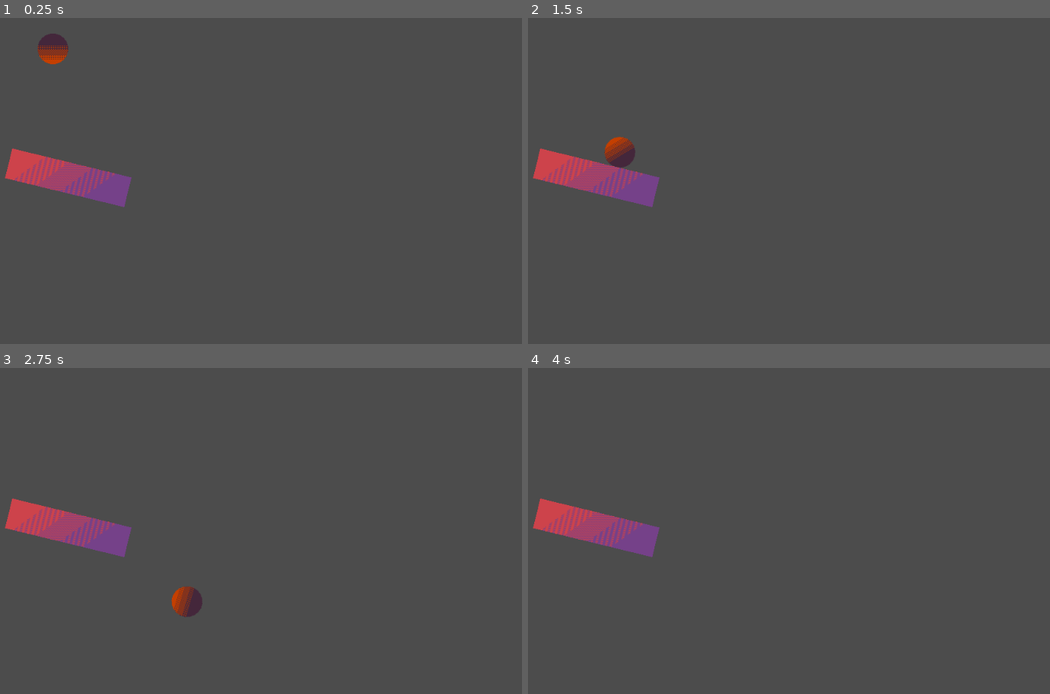
Above: before the commit, frames 1-4 (two rows, left to right).
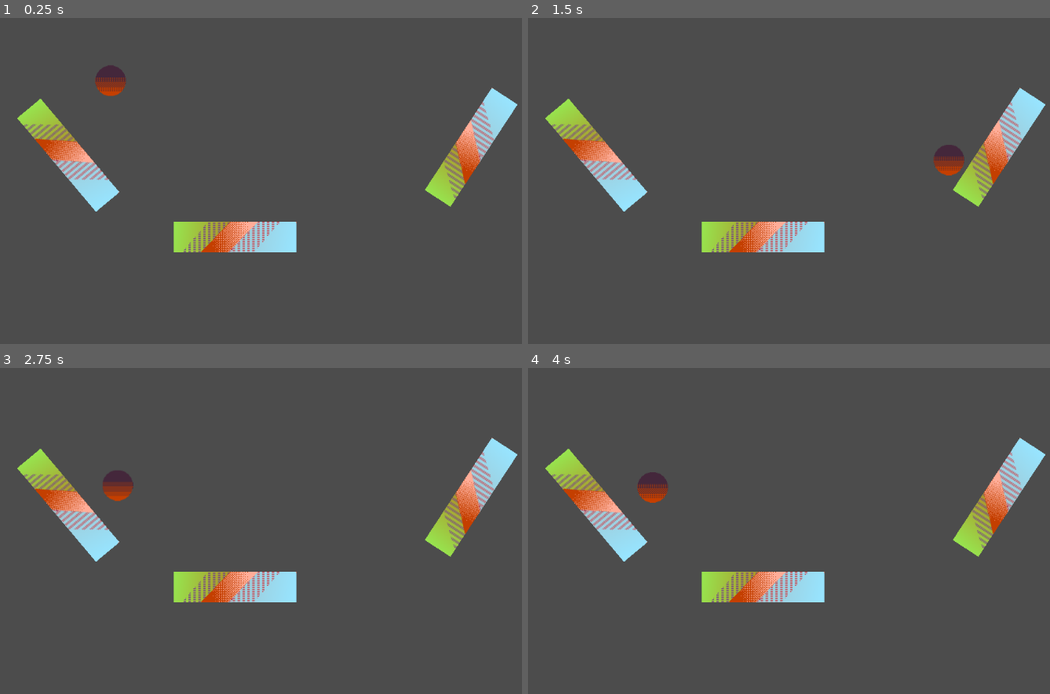
Above: after the commit, the same moments.

Repository: metalboyrick/goldberg-game
Game: Godot game, scene res://Scenes/levels/level-00-testrun.tscn
Same seed, same stepped clock (60 frames per second), same inputs: the game is played once before the commit and once after it. The project has no main scene, so this scene is started directly.
Inputs:
- Up to frame 1 (0.25 s): no input
- Up to frame 2 (1.5 s): no input
- Up to frame 3 (2.75 s): no input
- Up to frame 4 (4 s): no input

The runs differ from the first frame. In frame 1, 8.9% of the frame differs, in the area x 0-100%, y 4-72%; in frame 2, 8.8%; in frame 3, 8.7%; in frame 4, 8.5%.

Commit message:
revised ball scene -> switch to KinematicBody2D added bouncy platform + working functionality

Diff:
--- a/Scenes/ball/ball.tscn
+++ b/Scenes/ball/ball.tscn
@@ -1,14 +1,15 @@
-[gd_scene load_steps=3 format=2]
+[gd_scene load_steps=4 format=2]
 
 [ext_resource path="res://Assets/ball/ball.png" type="Texture" id=1]
+[ext_resource path="res://Scripts/ball/ball.gd" type="Script" id=2]
 
 [sub_resource type="CircleShape2D" id=1]
-radius = 25.02
+radius = 25.0799
 
-[node name="ball" type="RigidBody2D"]
-gravity_scale = 6.0
+[node name="ball" type="KinematicBody2D"]
+script = ExtResource( 2 )
 
-[node name="ball" type="Sprite" parent="."]
+[node name="ball-sprite" type="Sprite" parent="."]
 texture = ExtResource( 1 )
 
 [node name="CollisionShape2D" type="CollisionShape2D" parent="."]
--- a/Scenes/levels/level-00-testrun.tscn
+++ b/Scenes/levels/level-00-testrun.tscn
@@ -1,13 +1,20 @@
 [gd_scene load_steps=3 format=2]
 
-[ext_resource path="res://Scenes/platforms/normal-platform.tscn" type="PackedScene" id=1]
+[ext_resource path="res://Scenes/platforms/bouncy-platform.tscn" type="PackedScene" id=1]
 [ext_resource path="res://Scenes/ball/ball.tscn" type="PackedScene" id=2]
 
 [node name="level-template" type="Node2D"]
 
+[node name="bouncy-platform" parent="." instance=ExtResource( 1 )]
+position = Vector2( 151, 286 )
+rotation = 0.872665
+
+[node name="bouncy-platform2" parent="." instance=ExtResource( 1 )]
+position = Vector2( 423, 420 )
+
+[node name="bouncy-platform3" parent="." instance=ExtResource( 1 )]
+position = Vector2( 808, 273 )
+rotation = -0.991347
+
 [node name="ball" parent="." instance=ExtResource( 2 )]
-position = Vector2( 126, 95 )
-
-[node name="normal-platform" parent="." instance=ExtResource( 1 )]
-position = Vector2( 151, 323 )
-rotation = 0.23911
+position = Vector2( 220, 131 )
--- a/Scenes/platforms/bouncy-platform.tscn
+++ b/Scenes/platforms/bouncy-platform.tscn
@@ -1,14 +1,18 @@
-[gd_scene load_steps=3 format=2]
+[gd_scene load_steps=4 format=2]
 
 [ext_resource path="res://Assets/platforms/bouncy.png" type="Texture" id=1]
+[ext_resource path="res://Scripts/platforms/bouncy-platform.gd" type="Script" id=2]
 
 [sub_resource type="RectangleShape2D" id=1]
-extents = Vector2( 101, 25 )
+extents = Vector2( 108, 32 )
 
 [node name="bouncy-platform" type="KinematicBody2D"]
+collision_layer = 2
+script = ExtResource( 2 )
 
 [node name="bouncy-sprite" type="Sprite" parent="."]
 texture = ExtResource( 1 )
 
 [node name="CollisionShape2D" type="CollisionShape2D" parent="."]
+visible = false
 shape = SubResource( 1 )
--- /dev/null
+++ b/Scripts/ball/ball.gd
@@ -0,0 +1,12 @@
+extends KinematicBody2D
+
+export var speed: = Vector2(300.0,1000.0)
+export var gravity: = 1000.0
+
+var velocity: = Vector2.ZERO
+
+func _physics_process(delta):
+	velocity.y += gravity * delta
+	var collision = move_and_collide(velocity * delta)
+	if collision:
+		velocity = velocity.bounce(collision.normal)
--- /dev/null
+++ b/Scripts/platforms/bouncy-platform.gd
@@ -0,0 +1 @@
+extends KinematicBody2D
--- a/project.godot
+++ b/project.godot
@@ -17,6 +17,11 @@
 
 window/size/resizable=false
 
+[layer_names]
+
+2d_physics/layer_1="ball"
+2d_physics/layer_2="platform"
+
 [physics]
 
 common/enable_pause_aware_picking=true
